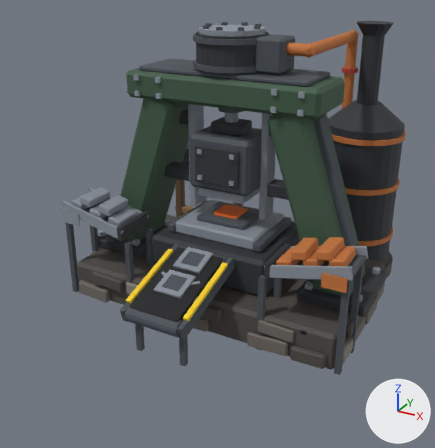
The glTF model export/unity/estampeuse_t1.glb as it was, and as the next commit left it.
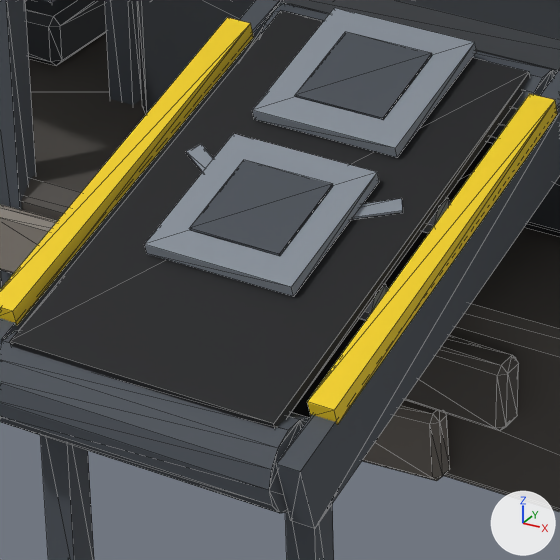
Each version appears first whole from a 50 mm lens placed at (1.649, -3.24, 2.07), pointed at (-0.033, -0.181, 0.54), and next in a close-up on the part from 29% to 52% of the width and 55% to 77% of the height. Arrows for +X, +Y and +Z are at lower right; the lights stay in place. The last two pictures show the newer version. The close-ups show mesh edges as thin lines. Vertices at exactly the same position are counted once.

In view in the first close-up: 'chabotte.003', 'massif.005', 'pieces_acier.015', 'pieces_acier_sombre.015', 'pieces_fonte.015', 'pieces_noir.015', 'pieces_pierre.009', 'pieces_pierre_claire.007', 'pieces_pierre_sombre.007', 'pieces_rive_t1.002', 'sortie_acier.004', 'sortie_acier_sombre.002'.
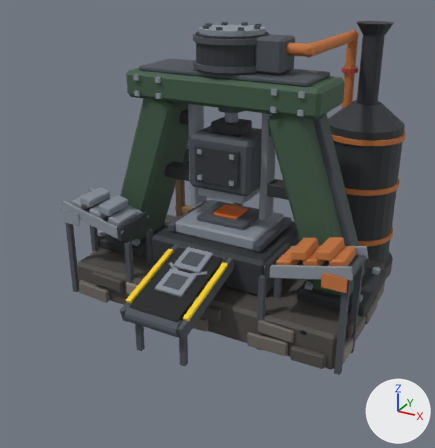
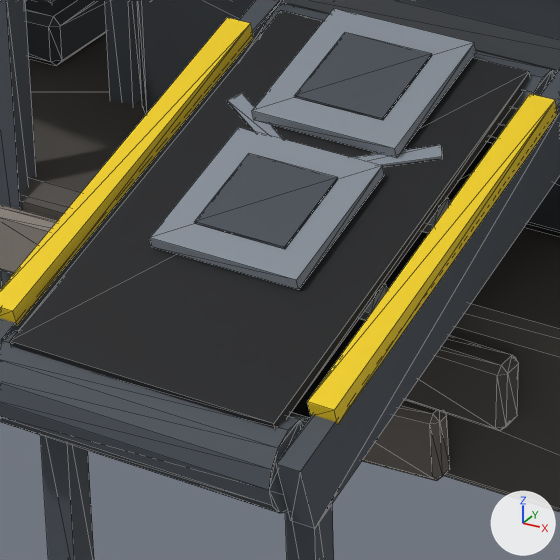
The change in detail:
me_pieces_acier_013 is used by ob_pieces_acier_015; location (0.0, 0.0, 0.0).
me_pieces_acier_013 had 424 vertices, 700 faces and spanned x -0.96..0.96, y -0.97..0.68, z 0.25..1.44.
me_pieces_acier_013 now has 408 vertices, 676 faces and spans x -0.96..0.96, y -0.97..0.68, z 0.25..1.44.
me_pieces_acier_013 part 1: the loose piece of 8 vertices spanning x -0.01..0.13, y -0.76..-0.67, z 0.38..0.41 is deleted.
me_pieces_acier_013 part 2: the loose piece of 8 vertices spanning x -0.13..0.01, y -0.76..-0.67, z 0.38..0.41 is deleted.
me_sortie_acier_009 is used by ob_sortie_acier_004; location (0.0, 0.0, 0.0).
me_sortie_acier_009 had 16 vertices, 24 faces and spanned x -0.087..0.087, y -0.825..-0.451, z 0.364..0.484.
me_sortie_acier_009 now has 32 vertices, 48 faces and spans x -0.131..0.131, y -0.816..-0.451, z 0.367..0.484.
me_sortie_acier_009 part 3: the loose piece of 8 vertices spanning x -0.087..0.087, y -0.825..-0.654, z 0.364..0.425 is moved by (0.0, 0.01, 0.003).
Part 4, on me_sortie_acier_009:
6 vertices are removed from x -0.087..0.087, y -0.618..-0.451, z 0.423..0.484.
12 faces are deleted.
2 vertices move within x -0.087..0.087, y -0.622, z 0.436.
22 vertices are added at x -0.131..0.131, y -0.677..-0.451, z 0.403..0.484.
36 new faces join them.
me_sortie_acier_sombre_007 is used by ob_sortie_acier_sombre_002; location (0.0, 0.0, 0.0).
me_sortie_acier_sombre_007 had 16 vertices, 24 faces and spanned x -0.054..0.054, y -0.794..-0.486, z 0.386..0.478.
me_sortie_acier_sombre_007 now has 16 vertices, 24 faces and spans x -0.054..0.054, y -0.784..-0.487, z 0.389..0.477.
me_sortie_acier_sombre_007 part 5: the loose piece of 8 vertices spanning x -0.054..0.054, y -0.794..-0.69, z 0.386..0.419 is moved by (0.0, 0.01, 0.003).
Other edits to the shape of me_sortie_acier_sombre_007 do not show in these pictures.

Where the change shows, as pixel boxes (x1, y1, x2, y2) in the close-ups (560 x 560 px; the box of a moved part takes in the faces that stretch with it):
'sortie_acier.004', reshaped
    before: (144, 8, 477, 297)
    after: (150, 8, 476, 290)
'sortie_acier_sombre.002', reshaped
    before: (189, 32, 432, 256)
    after: (195, 32, 432, 249)
part 1 of me_pieces_acier_013, deleted
    before: (351, 198, 403, 220)
part 2 of me_pieces_acier_013, deleted
    before: (186, 144, 213, 172)
part 3 of me_sortie_acier_009, moved or reshaped
    before: (144, 133, 379, 297)
    after: (150, 127, 384, 290)
part 4 of me_sortie_acier_009, built on
    before: (252, 8, 477, 158)
    after: (227, 8, 476, 167)
part 5 of me_sortie_acier_sombre_007, moved or reshaped
    before: (189, 160, 333, 256)
    after: (195, 154, 338, 249)
